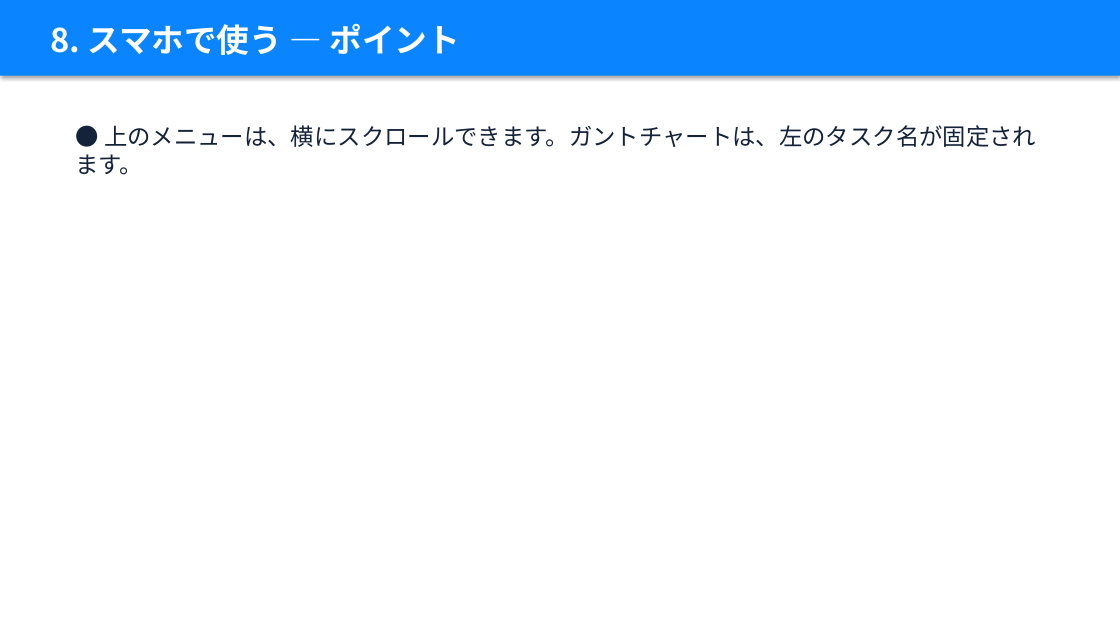
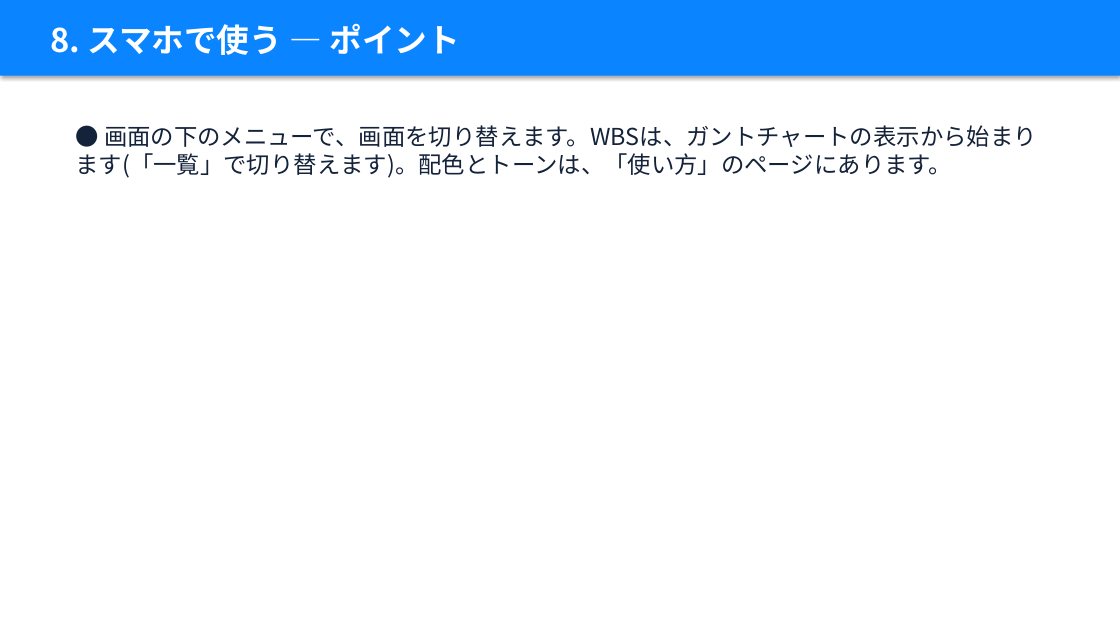
Before and after one commit to takky416-byte/sotsuken_pj_management, a slide deck: slide 25 of docs/manual/卒研PJ管理_説明資料_学生編.pptx. Drawn at 1120x630 pixels with LibreOffice and Linux fonts; fonts in the diff are those of the drawing. Boxes give left, top, right and bottom in pixels: in the first picture for what was removed or moved away, otherwise in the second. Text is boxed around its words. In the diff, an @@ line names an element or a change of style, - is before the commit and + after.

```diff
--- a/docs/manual/卒研PJ管理_説明資料_学生編.pptx
+++ b/docs/manual/卒研PJ管理_説明資料_学生編.pptx
@@ text at (75, 125, 1037, 178): text changed @@
-● 上のメニューは、横にスクロールできます。ガントチャートは、左のタスク名が固定されます。
+● 画面の下のメニューで、画面を切り替えます。WBSは、ガントチャートの表示から始まります(「一覧」で切り替えます)。配色とトーンは、「使い方」のページにあります。
```
Also in this commit, not shown: 2 other slides changed, 24 other files.
